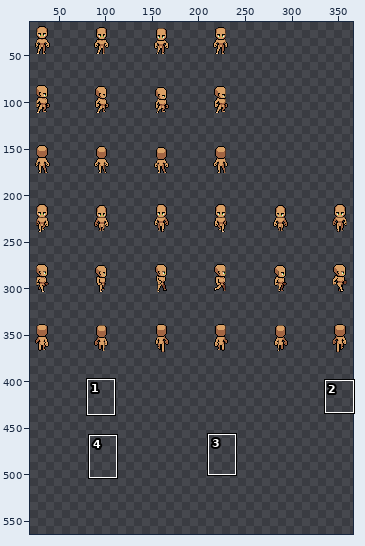
Two states of a sprite sheet, Assets/Textures/Characters/player_spritesheet.png. Above: a wide view before the commit, with the close-up outlined.
Close-up. First the earlier version:
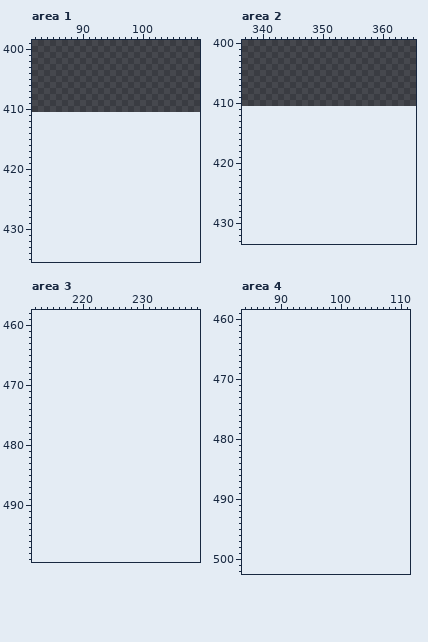
The file is 400x411 pixels. Shown: area 1: x 82..109, y 399..435; area 2: x 337..365, y 400..433; area 3: x 212..239, y 458..499; area 4: x 84..111, y 459..502. The old version is drawn lined up with the new one, on the new canvas. The wide view leaves out empty margins. The commit also changed other parts of the picture, which this record leaves out.
After:
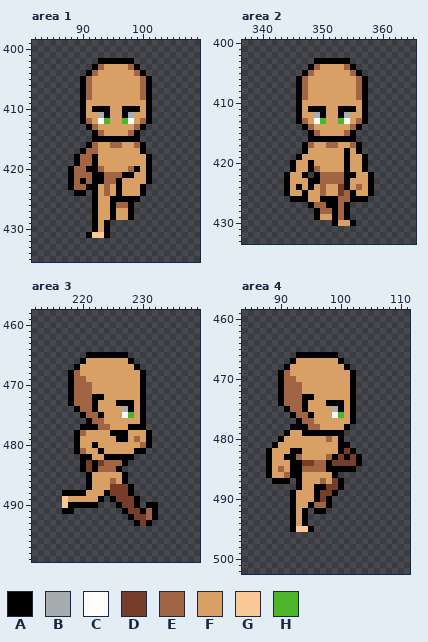
Palette (. is transparent): A #000000  B #a7acae  C #fffcfc  D #763d2b  E #a26543  F #d9a066  G #fac895  H #4cb528
From old to new:
canvas 400x411 -> 400x576
Area 1:
y 402: x 93..98 ...... -> AAAAAA
y 403: x 92..99 ........ -> AEFFFFEA
y 404: x 91..100 .......... -> AEFFFFFFEA
y 405..408: x 90..101 ............ -> AEFFFFFFFFEA
y 409: x 90..101 ............ -> AFFFFFFFFFFA
y 410: x 90..101 ............ -> AFAAAFFAAAFA
y 411: x 90..101 ............ -> AFFBAFFABFFA
y 412: x 90..101 ............ -> AEFCHFFHCFEA
y 413: x 91..100 .......... -> AEFFFFFFEA
y 414: x 92..99 ........ -> AEFFFFEA
y 415: x 92..99 ........ -> AAAAAAAA
y 416: x 91..100 .......... -> AEFFEEFFEA
y 417: x 90..100 ........... -> AEEFFFFFFFA
y 418..419: x 89..101 ............. -> AEEAFFFFFFFFA
y 420: x 88..101 .............. -> AEEAAEFFFFEAFA
y 421: x 88..101 .............. -> AEEEAAEEEAAFFA
y 422: x 88..101 .............. -> AEAEAAEEAFFFFA
y 423: x 88..100 ............. -> AEEAAFEFAFFFA
y 424: x 89..90 .. -> AA; x 92..100 ......... -> AFEFAFFFA
y 425: x 92..99 ........ -> AFFAAAAA
y 426: x 92..98 ....... -> AFFAEEA
y 427..428: x 92..98 ....... -> AFFAFFA
y 429..430: x 92..94 ... -> AFA
y 431: x 91..94 .... -> AGGA
Area 2:
y 403: x 349..354 ...... -> AAAAAA
y 404: x 348..355 ........ -> AEFFFFEA
y 405: x 347..356 .......... -> AEFFFFFFEA
y 406..409: x 346..357 ............ -> AEFFFFFFFFEA
y 410: x 346..357 ............ -> AFFFFFFFFFFA
y 411: x 346..357 ............ -> AFAAAFFAAAFA
y 412: x 346..357 ............ -> AFFBAFFABFFA
y 413: x 346..357 ............ -> AEFCHFFHCFEA
y 414: x 347..356 .......... -> AEFFFFFFEA
y 415: x 348..355 ........ -> AEFFFFEA
y 416: x 348..355 ........ -> AAAAAAAA
y 417: x 347..356 .......... -> AEFFEEFFEA
y 418: x 347..356 .......... -> AFFFFFFAFA
y 419: x 346..357 ............ -> AFFFFFFFAFFA
y 420: x 345..357 ............. -> AFFAFFFFFAFFA
y 421: x 345..357 ............. -> AFFAEFFFFAFFA
y 422: x 344..347 .... -> AFFA; x 349..358 .......... -> AEEEEAAFFA
y 423: x 344..358 ............... -> AFFFAAEEEEAFFFA
y 424: x 344..358 ............... -> AFAFAFEFFDAFEFA
y 425: x 344..358 ............... -> AFFAFFEFFDEAFFA
y 426: x 345..357 ............. -> AAAFFAAAEEAAA
y 427: x 348..354 ....... -> AEEAAEA
y 428: x 349..354 ...... -> AEEAEA
y 429: x 349..354 ...... -> AFFAEA
y 430: x 352..355 .... -> AFFA
Area 3:
y 465: x 221..227 ....... -> AAAAAAA
y 466: x 220..228 ......... -> AFFFFFFFA
y 467: x 219..229 ........... -> AFFFFFFFFFA
y 468: x 218..230 ............. -> AEFFFFFFFFFFA
y 469: x 218..230 ............. -> AEEFFFFFFFFFA
y 470..471: x 218..230 ............. -> AEEEFFFFFFFFA
y 472: x 218..230 ............. -> AEEEAAFFFFFFA
y 473: x 218..230 ............. -> AEEEAFFFAAAFA
y 474: x 219..230 ............ -> AEEAFFFFBAFA
y 475: x 220..230 ........... -> AEEAFFFCHFA
y 476: x 221..230 .......... -> AEEFFFFFFA
y 477: x 220..230 ........... -> AAAEEFFFAAA
y 478: x 219..231 ............. -> AEFFFFAAAFFFA
y 479: x 219..231 ............. -> AFFFFFFAAFEFA
y 480: x 219..231 ............. -> AFFAFFFFFFFEA
y 481: x 219..230 ............ -> AEFFAFFFFFAA
y 482: x 220..228 ......... -> AAFFAAAAA
y 483: x 220..227 ........ -> ADADEEEA
y 484: x 220..226 ....... -> ADAEEEA
y 485: x 221..227 ....... -> AFFFFFA
y 486: x 221..227 ....... -> AFFFEFA
y 487: x 221..228 ........ -> AFFFDDDA
y 488: x 217..228 ............ -> AAAAFFFADDDA
y 489: x 217..223 ....... -> GFFFFFA; x 225..229 ..... -> ADDDA
y 490: x 217..222 ...... -> GAAAAA; x 226..229 .... -> ADDA; x 231..232 .. -> AA
y 491: x 217..218 .. -> AA; x 227..232 ...... -> ADDAEA
y 492: x 228..232 ..... -> ADDEA
y 493: x 229..231 ... -> ADA
Area 4:
y 466: x 93..99 ....... -> AAAAAAA
y 467: x 92..100 ......... -> AFFFFFFFA
y 468: x 91..101 ........... -> AFFFFFFFFFA
y 469: x 90..102 ............. -> AEFFFFFFFFFFA
y 470: x 90..102 ............. -> AEEFFFFFFFFFA
y 471..472: x 90..102 ............. -> AEEEFFFFFFFFA
y 473: x 90..102 ............. -> AEEEAAFFFFFFA
y 474: x 90..102 ............. -> AEEEAFFFAAAFA
y 475: x 91..102 ............ -> AEEAFFFFBAFA
y 476: x 92..102 ........... -> AEEAFFFCHFA
y 477: x 93..102 .......... -> AEEFFFFFFA
y 478: x 92..101 .......... -> AAAEEFFFFA
y 479: x 91..100 .......... -> AFFAAAAAAA
y 480: x 90..100 ........... -> AFFFFFFFEFA
y 481: x 89..101 ............. -> AFFFFFFFFFFAA
y 482: x 88..102 ............... -> AFFFAAFFFFFFADA
y 483: x 88..103 ................ -> AFFAAEFFFFEADADA
y 484: x 88..103 ................ -> AFFFAADDEEADDDDA
y 485: x 88..102 ............... -> AFEFAAEEEEAAAAA
y 486: x 88..99 ............ -> AFFEAAFFFFFA
y 487: x 89..91 ... -> AAA; x 93..100 ........ -> AFFFEFDA
y 488: x 93..100 ........ -> AFFAADDA
y 489: x 92..99 ........ -> AFFFADDA
y 490: x 92..98 ....... -> AFFFADA
y 491: x 92..98 ....... -> AFFAEEA
y 492: x 92..94 ... -> AFA; x 96..97 .. -> AA
y 493..494: x 92..94 ... -> AFA
y 495: x 92..95 .... -> AGGA
